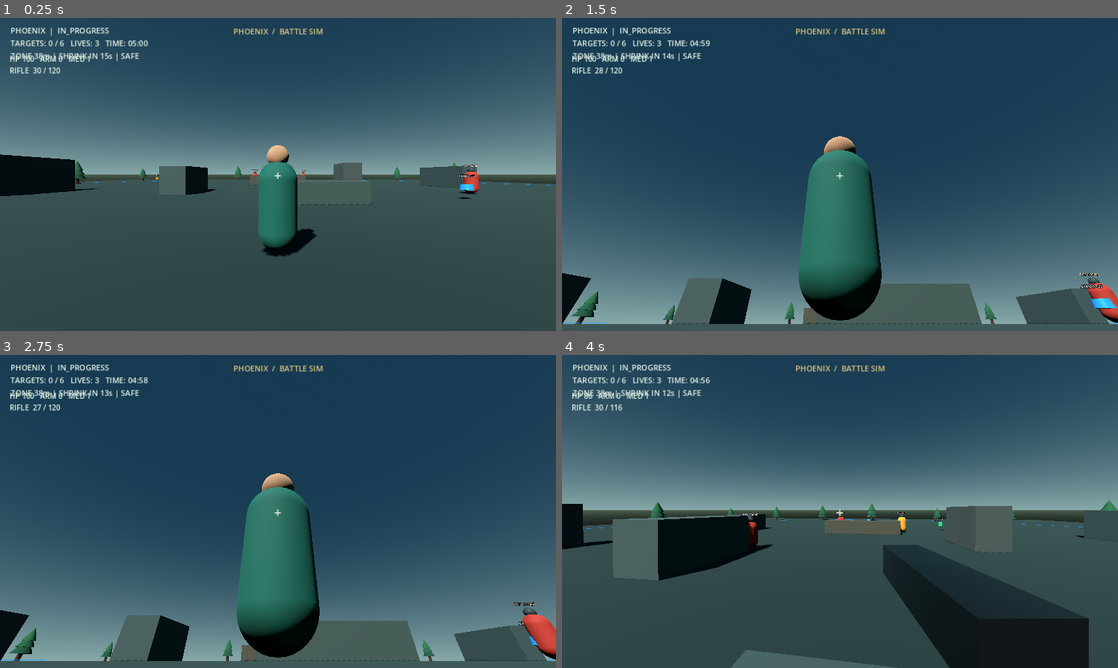
Above: before the commit, frames 1-4 (two rows, left to right).
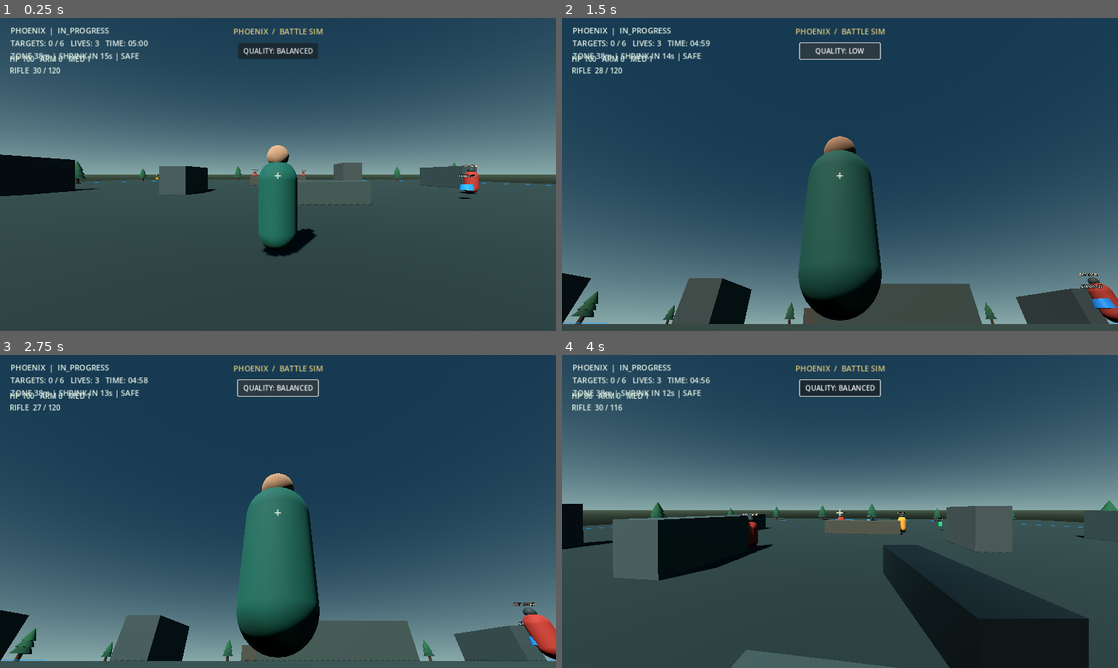
Above: after the commit, the same moments.

Repository: rannarmenu/project-phoenix-battle-royale
Game: Godot game, scene res://scenes/main.tscn
Two runs of this game, one before a commit and one after it. Both use one fixed random seed, a clock stepped at 60 frames per second and the inputs below.
Inputs (mouse positions are in pixels of both pictures, inside the frame that each line leads up to):
- Up to frame 1 (0.25 s): no input
- Up to frame 2 (1.5 s): click (840, 52) at 0.5 s, where only the run after the commit has a clickable "QUALITY: BALANCED"; click (840, 52) at 1.25 s, where only the run after the commit has a clickable "QUALITY: HIGH"
- Up to frame 3 (2.75 s): click (278, 389) at 2 s, where only the run after the commit has a clickable "QUALITY: LOW"
- Up to frame 4 (4 s): tap Enter at 2.75 s; move the mouse to (867, 511) at 2.77 s; hold W (move_forward) from 2.78 s (still down); tap V at 2.85 s; click (867, 511) at 2.92 s; tap Space (jump) at 3.02, 3.77 s; move the mouse to (812, 511) at 3.52 s; tap R at 3.6 s

The runs differ from the first frame. In frame 1, 0.7% of the frame differs, in the area x 42-58%, y 8-14%; in frame 2, 4.2%, in the area x 1-100%, y 7-98%; in frame 3, 0.4%; in frame 4, 0.7%.

Commit message:
Add low balanced high graphics quality presets

Diff:
--- a/scripts/main.gd
+++ b/scripts/main.gd
@@ -15,6 +15,11 @@
 var match_duration: float = 300.0
 var match_state: StringName = &"IN_PROGRESS"
 var match_overlay: PanelContainer
+var sun_light: DirectionalLight3D
+var world_environment: WorldEnvironment
+var quality_button: Button
+var graphics_quality_index: int = 1
+const GRAPHICS_QUALITY_NAMES: Array[String] = ["LOW", "BALANCED", "HIGH"]
 
 func _ready() -> void:
 	_build_environment()
@@ -24,6 +29,7 @@
 	_spawn_targets()
 	_spawn_loot()
 	_build_hud()
+	_set_graphics_quality(graphics_quality_index)
 	_update_hud()
 
 func _process(delta: float) -> void:
@@ -38,8 +44,22 @@
 		hud_refresh_timer = 0.0
 		_update_hud()
 
+func _cycle_graphics_quality() -> void:
+	_set_graphics_quality((graphics_quality_index + 1) % GRAPHICS_QUALITY_NAMES.size())
+
+func _set_graphics_quality(quality_index: int) -> void:
+	graphics_quality_index = clampi(quality_index, 0, GRAPHICS_QUALITY_NAMES.size() - 1)
+	var quality_name: String = GRAPHICS_QUALITY_NAMES[graphics_quality_index]
+	if is_instance_valid(quality_button):
+		quality_button.text = "QUALITY: " + quality_name
+	if is_instance_valid(sun_light):
+		sun_light.shadow_enabled = quality_name != "LOW"
+		sun_light.light_energy = 1.1 if quality_name == "LOW" else (1.4 if quality_name == "HIGH" else 1.25)
+	if is_instance_valid(world_environment) and is_instance_valid(world_environment.environment):
+		world_environment.environment.ambient_light_energy = 0.55 if quality_name == "LOW" else (0.78 if quality_name == "HIGH" else 0.65)
+
 func _build_environment() -> void:
-	var world_env := WorldEnvironment.new()
+	world_environment = WorldEnvironment.new()
 	var env := Environment.new()
 	env.background_mode = Environment.BG_SKY
 	var sky := Sky.new()
@@ -52,15 +72,15 @@
 	env.sky = sky
 	env.ambient_light_source = Environment.AMBIENT_SOURCE_SKY
 	env.ambient_light_energy = 0.65
-	world_env.environment = env
-	add_child(world_env)
-
-	var sun := DirectionalLight3D.new()
-	sun.name = "Sun"
-	sun.rotation_degrees = Vector3(-48.0, -28.0, 0.0)
-	sun.light_energy = 1.35
-	sun.shadow_enabled = true
-	add_child(sun)
+	world_environment.environment = env
+	add_child(world_environment)
+
+	sun_light = DirectionalLight3D.new()
+	sun_light.name = "Sun"
+	sun_light.rotation_degrees = Vector3(-48.0, -28.0, 0.0)
+	sun_light.light_energy = 1.35
+	sun_light.shadow_enabled = true
+	add_child(sun_light)
 
 func _build_arena() -> void:
 	var floor_body := StaticBody3D.new()
@@ -265,6 +285,18 @@
 	title.add_theme_font_size_override("font_size", 18)
 	title.add_theme_color_override("font_color", Color(0.87, 0.78, 0.48))
 	layer.add_child(title)
+
+	quality_button = Button.new()
+	quality_button.name = "GraphicsQualityButton"
+	quality_button.text = "QUALITY: BALANCED"
+	quality_button.anchor_left = 0.5
+	quality_button.anchor_right = 0.5
+	quality_button.offset_left = -92.0
+	quality_button.offset_right = 92.0
+	quality_button.offset_top = 58.0
+	quality_button.offset_bottom = 94.0
+	quality_button.pressed.connect(_cycle_graphics_quality)
+	layer.add_child(quality_button)
 
 	var crosshair := Label.new()
 	crosshair.text = "+"
